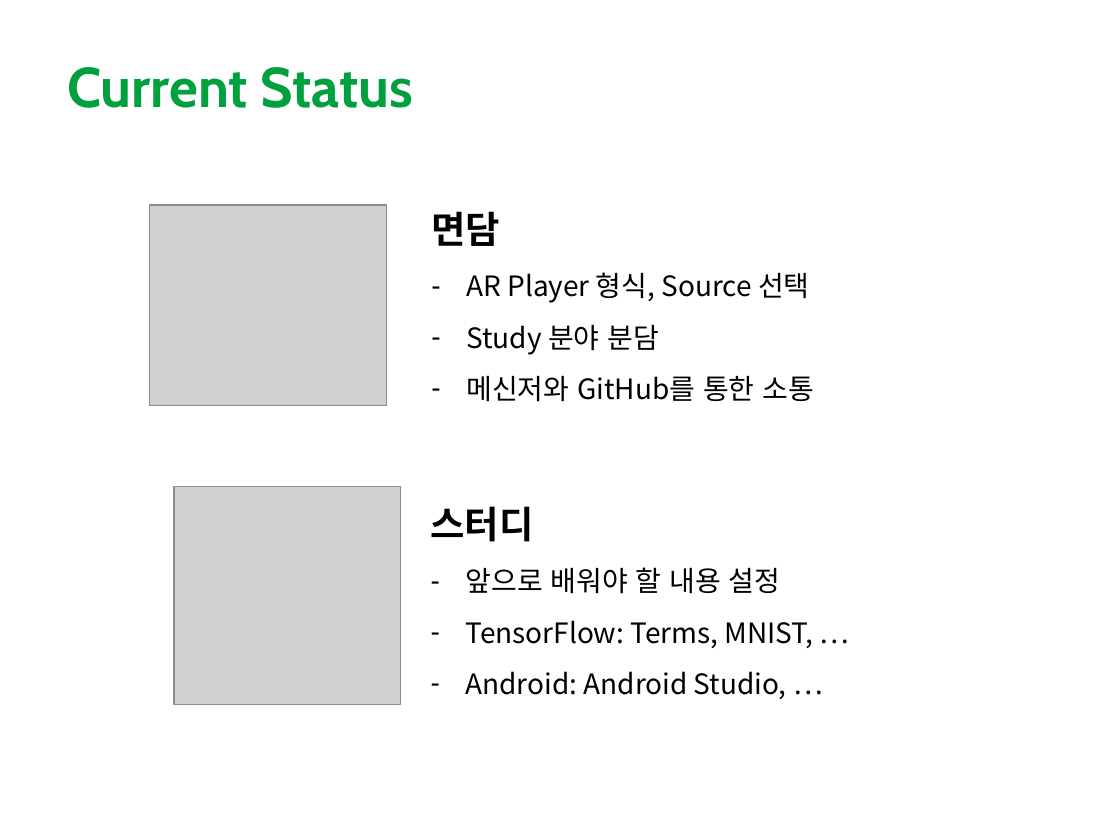
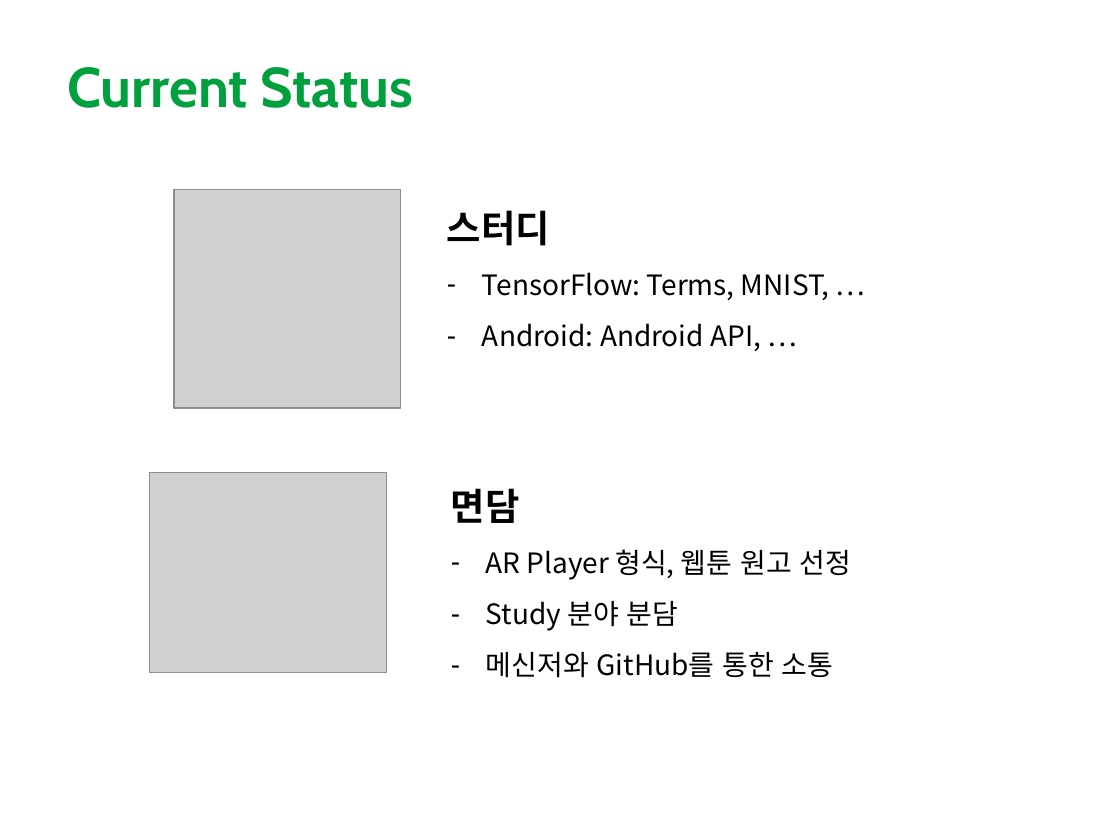
Before and after one commit to Jamjomjara/snu-artoon, a slide deck: slide 14 of artoon-spec.pptx (slide 15 before the commit). Drawn at 1120x840 pixels with LibreOffice and Linux fonts; fonts in the diff are those of the drawing; grey boxes stand for pictures. Boxes give left, top, right and bottom in pixels: in the first picture for what was removed or moved away, otherwise in the second. Text is boxed around its words. In the diff, an @@ line names an element or a change of style, - is before the commit and + after.

```diff
--- a/artoon-spec.pptx
+++ b/artoon-spec.pptx
@@ picture: place and size @@
-picture at [174,486,400,704]
+picture at [174,190,400,409]
@@ text "스터디": place and size @@
-text "스터디" at [431,506,813,699]
+text "스터디" at [447,210,829,351]
@@ text at [482,323,761,351]: text changed @@
-– Android: Android Studio, …
+– Android: Android API, …
@@ picture: place and size @@
-picture at [150,205,386,405]
+picture at [150,473,386,673]
@@ text "면담": place and size @@
-text "면담" at [431,211,814,402]
+text "면담" at [451,488,852,678]
@@ text at [466,567,781,594]: paragraph removed @@
-– 앞으로 배워야 할 내용 설정
@@ text at [486,549,852,580]: text changed @@
-– AR Player 형식, Source 선택
+– AR Player 형식, 웹툰 원고 선정
```
Also in this commit, not shown: 7 other slides changed.
